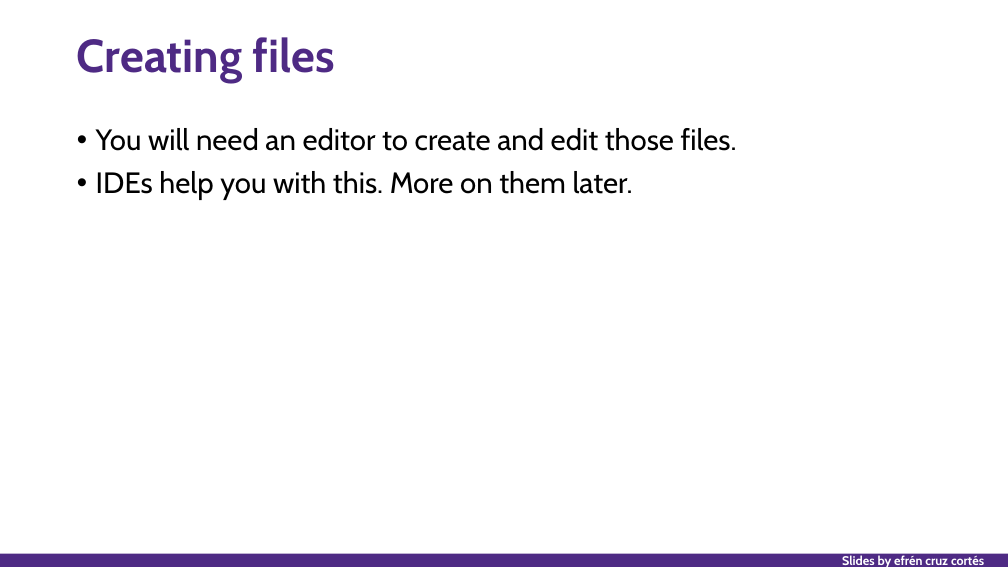
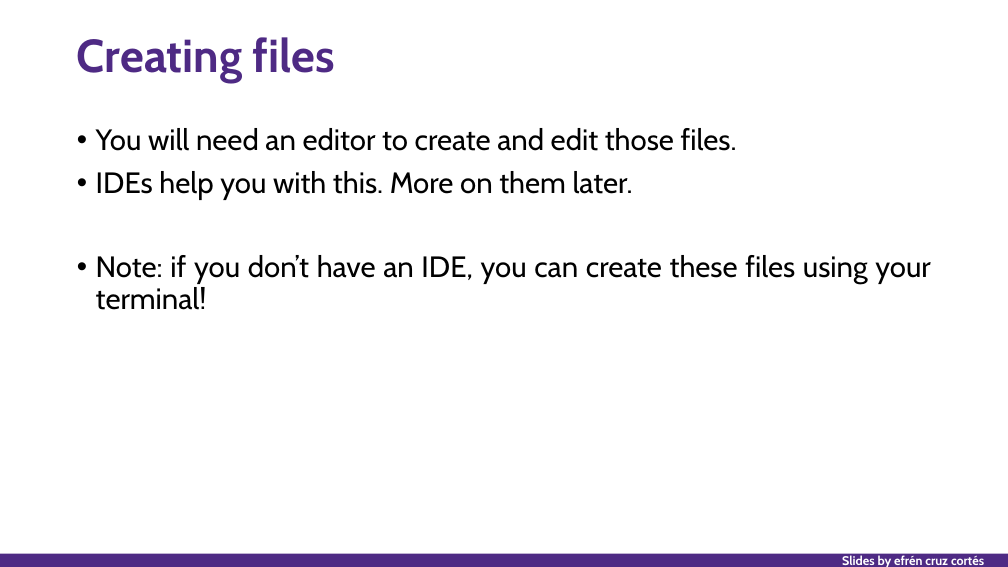
Before and after one commit to nuitrcs/researchers_guide_to_code_organization, a slide deck: slide 64 of researchers_guide_to_code_organization_day_1.pptx. Drawn at 1008x567 pixels with LibreOffice and Linux fonts; fonts in the diff are those of the drawing. Boxes give left, top, right and bottom in pixels: in the first picture for what was removed or moved away, otherwise in the second. Text is boxed around its words. In the diff, an @@ line names an element or a change of style, - is before the commit and + after.

```diff
--- a/researchers_guide_to_code_organization_day_1.pptx
+++ b/researchers_guide_to_code_organization_day_1.pptx
@@ text at (x1=96, y1=255, x2=931, y2=310): paragraph added @@
+• Note: if you don’t have an IDE, you can create these files using your terminal!
```
Also in this commit, not shown: 13 other slides changed, 5 slides added, 7 other files.
